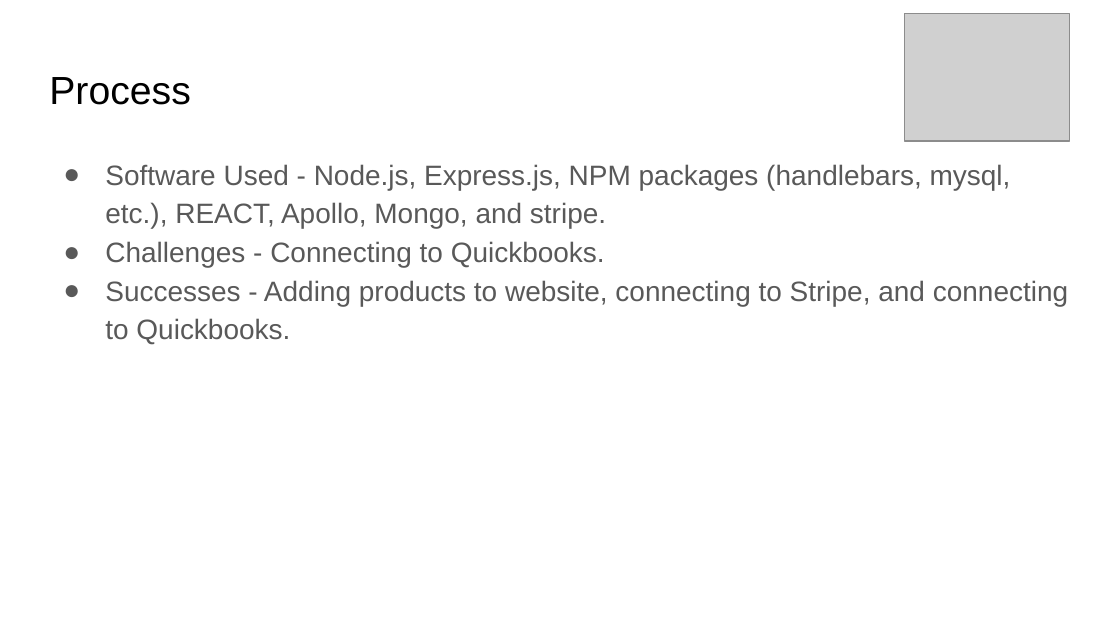
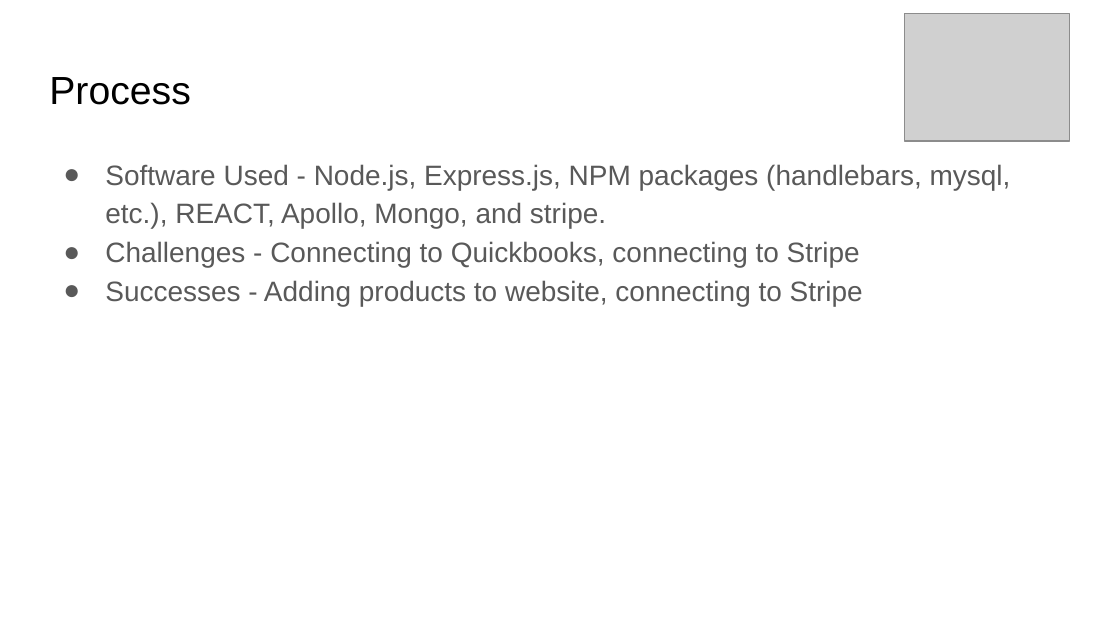
Before and after one commit to mjc01002/DuckEggBakery, a slide deck: slide 5 of Duck Egg Bakery.pptx. Drawn at 1120x630 pixels with LibreOffice and Linux fonts; fonts in the diff are those of the drawing; grey boxes stand for pictures. Boxes give left, top, right and bottom in pixels: in the first picture for what was removed or moved away, otherwise in the second. Text is boxed around its words. In the diff, an @@ line names an element or a change of style, - is before the commit and + after.

Commit message:
updated presentation

```diff
--- a/Duck Egg Bakery.pptx
+++ b/Duck Egg Bakery.pptx
@@ text at <box>105,241,863,306</box>: text changed @@
-● Challenges - Connecting to Quickbooks.
-● Successes - Adding products to website, connecting to Stripe, and connecting to Quickbooks.
+● Challenges - Connecting to Quickbooks, connecting to Stripe
+● Successes - Adding products to website, connecting to Stripe
```
Also in this commit, not shown: 2 other slides changed.
